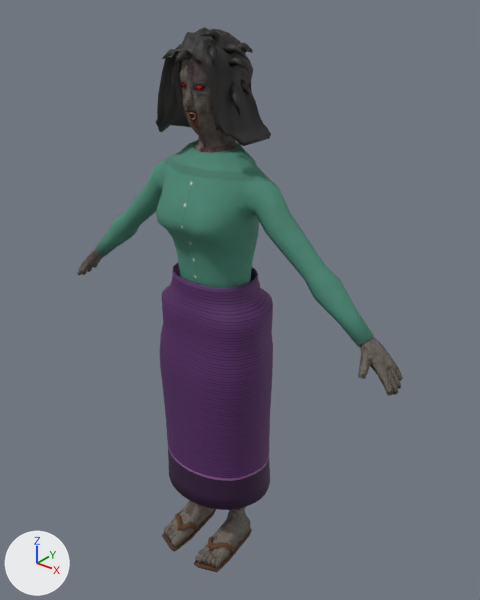
The FBX model assets/models/Pop.fbx, before and after one commit.
Both versions are drawn from a 50 mm camera at (4.29, -4.93, 6.4) aimed at (0.16, 0.23, 3.2). Arrows for +X, +Y and +Z are at lower left; the lights stay in place. The picture after the commit comes second. Where no turn or scale is listed for an object, it has been applied to the vertices.

Objects in the first picture: 'Pop', 'Pop_Blouse', 'Pop_Hair', 'Pop_Sandals', 'Pop_Sin'.
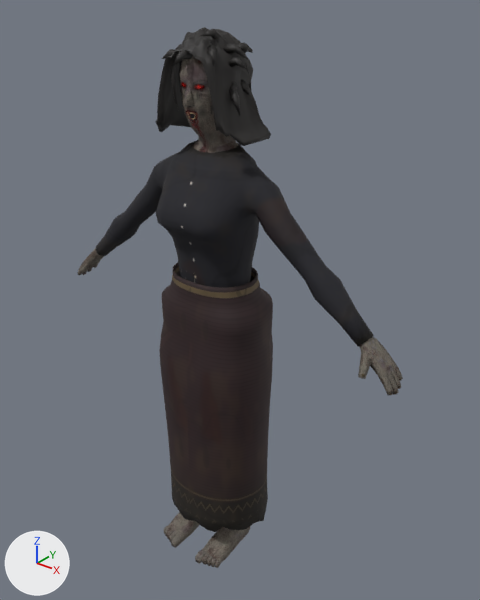
Boxes (x1, y1, x2, y2) around the edits, measured in the pictures (480 x 600 px; the box of a moved part takes in the faces that stretch with it):
'Pop_Sin', reshaped (9% taller)
    before: (160, 262, 273, 510)
    after: (159, 262, 273, 532)
'Pop_Blouse', recoloured (green to black)
    both: (96, 140, 374, 346)
'Pop_Sandals', deleted
    before: (162, 509, 252, 572)
part 1 of me_cloth_blouse_sin_sin, moved or reshaped
    before: (168, 453, 270, 510)
    after: (169, 447, 268, 532)
part 2 of me_cloth_blouse_sin_sin, surface changed (purple to black)
    before: (160, 281, 273, 486)
    after: (159, 281, 273, 479)
part 3 of me_cloth_blouse_sin_sin, recoloured (purple to black)
    before: (160, 262, 273, 486)
    after: (159, 262, 273, 479)

What changed in the scene script:
```text
Add img_pop_ghost_widow_roughness_png:
    img_pop_ghost_widow_roughness_png = load_image('Pop_ghost_widow_Roughness.png', 'Pop.fbm/Pop_ghost_widow_Roughness.png', 1024, 1024, 'Non-Color')
Add img_pop_ghost_widow_normal_png:
    img_pop_ghost_widow_normal_png = load_image('Pop_ghost_widow_Normal.png', 'Pop.fbm/Pop_ghost_widow_Normal.png', 1024, 1024, 'Non-Color')
Add img_pop_ghost_widow_color_png:
    img_pop_ghost_widow_color_png = load_image('Pop_ghost_widow_Color.png', 'Pop.fbm/Pop_ghost_widow_Color.png', 1024, 1024, 'sRGB')
Add img_pop_ghost_sin_widow_color_png:
    img_pop_ghost_sin_widow_color_png = load_image('Pop_ghost_sin_widow_Color.png', 'Pop.fbm/Pop_ghost_sin_widow_Color.png', 512, 512, 'sRGB')
Add img_pop_ghost_sin_widow_roughness_png:
    img_pop_ghost_sin_widow_roughness_png = load_image('Pop_ghost_sin_widow_Roughness.png', 'Pop.fbm/Pop_ghost_sin_widow_Roughness.png', 512, 512, 'Non-Color')
Add img_pop_ghost_sin_widow_normal_png:
    img_pop_ghost_sin_widow_normal_png = load_image('Pop_ghost_sin_widow_Normal.png', 'Pop.fbm/Pop_ghost_sin_widow_Normal.png', 512, 512, 'Non-Color')
Add mat_cloth_female_ghost_widow:
    mat_cloth_female_ghost_widow = bpy.data.materials.new('Cloth_female_ghost_widow')
    # uses the picture img_pop_ghost_widow_color_png
    # uses the picture img_pop_ghost_widow_normal_png
    # uses the picture img_pop_ghost_widow_roughness_png
Add mat_cloth_ghost_sin_widow:
    mat_cloth_ghost_sin_widow = bpy.data.materials.new('Cloth_ghost_sin_widow')
    # uses the picture img_pop_ghost_sin_widow_color_png
    # uses the picture img_pop_ghost_sin_widow_normal_png
    # uses the picture img_pop_ghost_sin_widow_roughness_png
Change me_cloth_blouse_sin:
    where me_cloth_blouse_sin.from_pydata(...)  # 420 vertices, 396 faces; spans x -1.89..1.89, y -0.52..0.5, z 3.09..4.93
    remove me_cloth_blouse_sin.materials.append(mat_cloth_female_blouse_sin)
    add me_cloth_blouse_sin.materials.append(mat_cloth_female_ghost_widow)
Change me_cloth_blouse_sin_sin:
    used by ob_pop_sin; location = (0.0, 0.0, 0.0)
    remove me_cloth_blouse_sin_sin.from_pydata(...)  # 1640 vertices, 1600 faces; spans x -0.69..0.69, y -0.55..0.61, z 0.81..3.58
    add me_cloth_blouse_sin_sin.from_pydata(...)  # 1886 vertices, 1840 faces; spans x -0.69..0.69, y -0.55..0.6, z 0.36..3.58
    me_cloth_blouse_sin_sin part 1: 984 vertices moved from x -0.69..0.69, y -0.53..0.59, z 1.16..3.08 to x -0.69..0.69, y -0.52..0.56, z 1.26..3.09; 164 vertices removed from x -0.66..0.66, y -0.55..0.61, z 0.81..0.99; 410 vertices added at x -0.64..0.64, y -0.55..0.6, z 0.36..1.09
    me_cloth_blouse_sin_sin part 2: 1120 kept faces spanning x -0.69..0.69, y -0.52..0.56, z 1.26..3.39 get new texture (UV) coordinates
    me_cloth_blouse_sin_sin part 3: 1400 faces spanning x -0.69..0.69, y -0.52..0.56, z 1.26..3.58 switch from mat_cloth_sin_purple to mat_cloth_ghost_sin_widow
Remove ob_pop_sandals:
    ob_pop_sandals = bpy.data.objects.new('Pop_Sandals', me_cloth_blouse_sin_sandals)
    ob_pop_sandals.location = (0.0, 0.0, 0.0)
```
